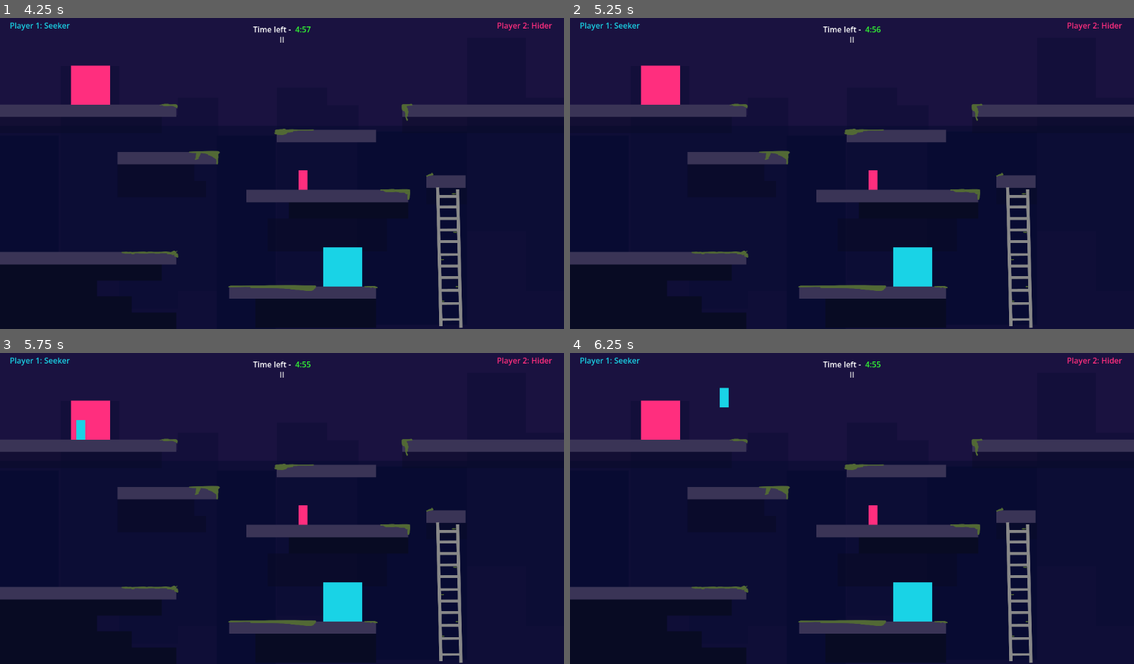
Above: before the commit, frames 1-4 (two rows, left to right).
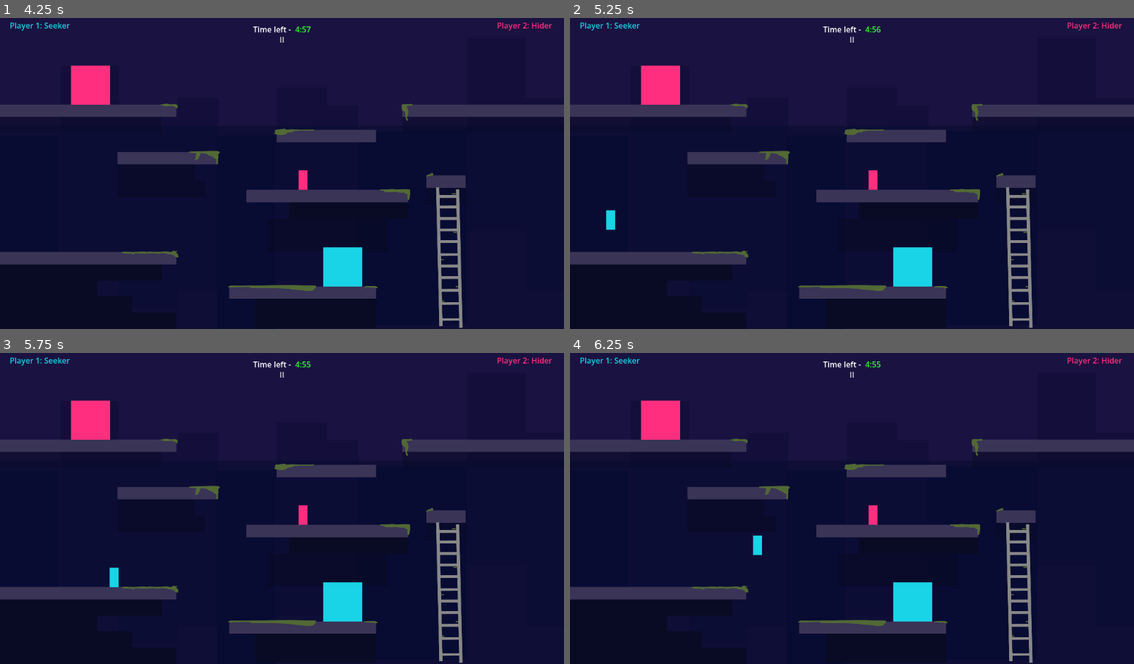
Above: after the commit, the same moments.

Repository: jatinsacodes/Hide-Tag
Game: Godot game, scene res://scenes/main_menu.tscn
Same seed, same stepped clock (60 frames per second), same inputs: the game is played once before the commit and once after it.
Inputs:
- Up to frame 1 (4.25 s): click "Play" at 0.5 s; click "II" at 1.25 s; click "Resume" at 2 s; tap Enter at 2.75 s; hold D from 2.78 s (still down); tap W at 3.02, 3.77 s
- Up to frame 2 (5.25 s): release D at 4.28 s; hold A 4.28-5.03 s; tap Space at 5 s; hold D from 5.03 s (still down)
- Up to frame 3 (5.75 s): keep holding D; tap W at 5.27 s
- Up to frame 4 (6.25 s): keep holding D; tap W at 6.02 s

Frame 1 is identical in both runs. In frame 2, 0.1% of the frame differs, in the area x 6-9%, y 61-69%; in frame 3, 0.2%, in the area x 13-22%, y 21-76%; in frame 4, 0.2%.

Commit message:
Add game over screen
Rounds ends when it reaches 0:00, whoever is hider at the end wins, a panel pops up showing who won and lets the players play again or quit,

Diff:
--- a/scenes/map_1.tscn
+++ b/scenes/map_1.tscn
@@ -47,7 +47,7 @@
 [sub_resource type="RectangleShape2D" id="RectangleShape2D_fog8g"]
 size = Vector2(3000, 100)
 
-[node name="Map1" type="Node2D" unique_id=1002578390 node_paths=PackedStringArray("time_label", "pause_button", "player_one", "player_two", "p1_spawn", "p2_spawn", "pause_menu")]
+[node name="Map1" type="Node2D" unique_id=1002578390 node_paths=PackedStringArray("time_label", "pause_button", "player_one", "player_two", "p1_spawn", "p2_spawn", "pause_menu", "game_over_menu", "winner_label")]
 script = ExtResource("1_00lji")
 time_label = NodePath("CanvasLayer/TimerRow/TimeValue")
 pause_button = NodePath("CanvasLayer/PauseButton")
@@ -56,6 +56,8 @@
 p1_spawn = NodePath("P1Spawn")
 p2_spawn = NodePath("P2Spawn")
 pause_menu = NodePath("CanvasLayer/PauseMenu")
+game_over_menu = NodePath("CanvasLayer/GameOverMenu")
+winner_label = NodePath("CanvasLayer/GameOverMenu/GameOverButtons/WinnerLabel")
 
 [node name="Background" type="TextureRect" parent="." unique_id=1831633259]
 offset_right = 1152.0
@@ -256,8 +258,73 @@
 flat = true
 alignment = 0
 
+[node name="GameOverMenu" type="Panel" parent="CanvasLayer" unique_id=1073422408]
+process_mode = 3
+visible = false
+anchors_preset = 8
+anchor_left = 0.5
+anchor_top = 0.5
+anchor_right = 0.5
+anchor_bottom = 0.5
+offset_left = -210.0
+offset_top = -165.0
+offset_right = 210.0
+offset_bottom = 165.0
+grow_horizontal = 2
+grow_vertical = 2
+theme_override_styles/panel = SubResource("StyleBoxFlat_08vx1")
+
+[node name="GameOverButtons" type="VBoxContainer" parent="CanvasLayer/GameOverMenu" unique_id=1473226438]
+layout_mode = 1
+anchors_preset = 8
+anchor_left = 0.5
+anchor_top = 0.5
+anchor_right = 0.5
+anchor_bottom = 0.5
+offset_left = -20.0
+offset_top = -20.0
+offset_right = 20.0
+offset_bottom = 20.0
+grow_horizontal = 2
+grow_vertical = 2
+alignment = 1
+
+[node name="GameOverLabel" type="Label" parent="CanvasLayer/GameOverMenu/GameOverButtons" unique_id=606222048]
+layout_mode = 2
+theme_override_colors/font_color = Color(0.039215688, 0.039215688, 0.078431375, 1)
+theme_override_font_sizes/font_size = 52
+text = "Game Over"
+horizontal_alignment = 1
+
+[node name="WinnerLabel" type="Label" parent="CanvasLayer/GameOverMenu/GameOverButtons" unique_id=1462352507]
+layout_mode = 2
+theme_override_colors/font_color = Color(0.039215688, 0.039215688, 0.078431375, 1)
+theme_override_font_sizes/font_size = 36
+text = "Player 1 Wins!"
+horizontal_alignment = 1
+
+[node name="PlayAgainButton" type="Button" parent="CanvasLayer/GameOverMenu/GameOverButtons" unique_id=813738408]
+layout_mode = 2
+focus_mode = 0
+theme_override_colors/font_color = Color(0.039215688, 0.039215688, 0.078431375, 1)
+theme_override_colors/font_hover_color = Color(1, 1, 1, 1)
+theme_override_constants/icon_max_width = 100
+theme_override_font_sizes/font_size = 48
+text = "Play Again"
+flat = true
+
+[node name="QuitButton" type="Button" parent="CanvasLayer/GameOverMenu/GameOverButtons" unique_id=335975095]
+layout_mode = 2
+focus_mode = 0
+theme_override_colors/font_color = Color(0.039215688, 0.039215688, 0.078431375, 1)
+theme_override_colors/font_hover_color = Color(1, 1, 1, 1)
+theme_override_constants/icon_max_width = 100
+theme_override_font_sizes/font_size = 48
+text = "Quit"
+flat = true
+
 [node name="P1Spawn" type="Marker2D" parent="." unique_id=1602238065]
-position = Vector2(40, 109)
+position = Vector2(33, 396)
 
 [node name="P2Spawn" type="Marker2D" parent="." unique_id=2112580733]
 position = Vector2(1108, 110)
@@ -292,4 +359,6 @@
 [connection signal="pressed" from="CanvasLayer/PauseMenu/MenuButtons/ResumeButton" to="." method="_on_resume_button_pressed"]
 [connection signal="pressed" from="CanvasLayer/PauseMenu/MenuButtons/OptionsButton" to="." method="_on_options_button_pressed"]
 [connection signal="pressed" from="CanvasLayer/PauseMenu/MenuButtons/HomeButton" to="." method="_on_home_button_pressed"]
+[connection signal="pressed" from="CanvasLayer/GameOverMenu/GameOverButtons/PlayAgainButton" to="." method="_on_play_again_button_pressed"]
+[connection signal="pressed" from="CanvasLayer/GameOverMenu/GameOverButtons/QuitButton" to="." method="_on_quit_button_pressed"]
 [connection signal="body_entered" from="FallZone" to="." method="_on_fall_zone_body_entered"]
--- a/scripts/map_1.gd
+++ b/scripts/map_1.gd
@@ -2,6 +2,9 @@
 
 #How long the rounds are
 var time_left = 300.0
+
+#Game over decider
+var game_over = false
 
 @export var time_label: Label
 @export var pause_button: Button
@@ -10,6 +13,8 @@
 @export var p1_spawn: Marker2D
 @export var p2_spawn: Marker2D
 @export var pause_menu: Panel
+@export var game_over_menu: Panel
+@export var winner_label: Label
 
 func _process(delta:float) -> void:
 	#Taking away the time
@@ -19,6 +24,9 @@
 	#Time cannot reach 0
 	if time_left < 0:
 		time_left = 0
+
+	if time_left <= 0 and not game_over:
+		end_round()
 
 	#Turning time into whole seconds and then turning into minutes and seconds
 	var total_seconds = int(time_left)
@@ -69,5 +77,37 @@
 	print("Options button pressed")
 
 func _on_home_button_pressed() -> void:
+	#Home button
 	get_tree().paused = false
 	get_tree().change_scene_to_file("res://scenes/main_menu.tscn")
+
+func end_round() -> void:
+	#Remembers round only happens once
+	game_over = true
+
+	##Check who won
+	if player_one.is_seeker:
+		winner_label.text = "Player 2 wins!"
+		winner_label.add_theme_color_override("font_color", Color("ff2e7e"))
+	else:
+		winner_label.text = "Player 1 wins!"
+		winner_label.add_theme_color_override("font_color", Color("19d3e6"))
+
+	#Hide the pause menu
+	pause_button.visible = false
+
+	#Show that the game is over freeze game
+	game_over_menu.visible = true
+	get_tree().paused = true
+
+
+
+func _on_play_again_button_pressed() -> void:
+	#Play the game again
+	get_tree().paused = false
+	get_tree().reload_current_scene()
+
+
+func _on_quit_button_pressed() -> void:
+	#Quit the game
+	get_tree().quit()
